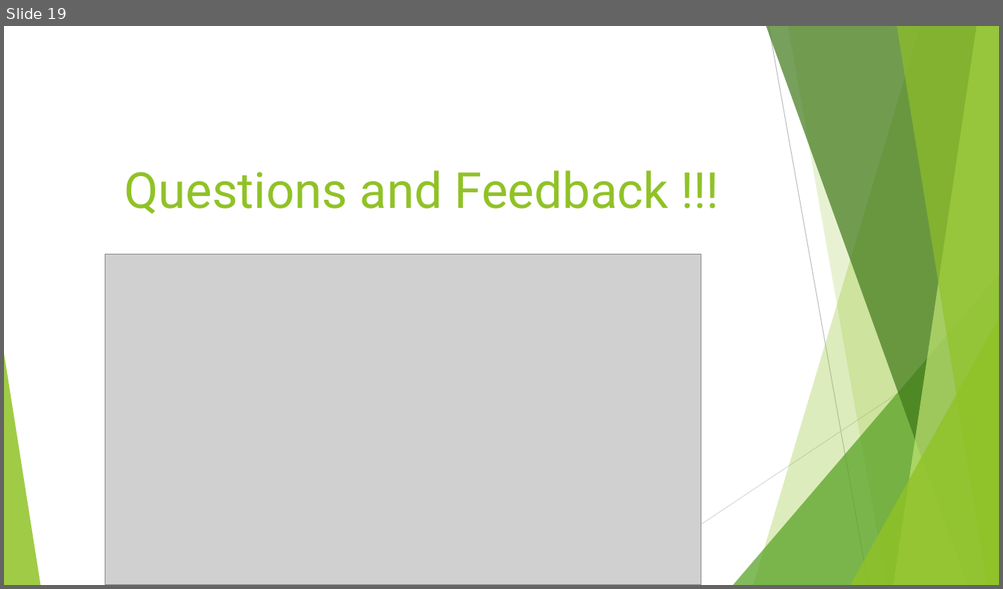
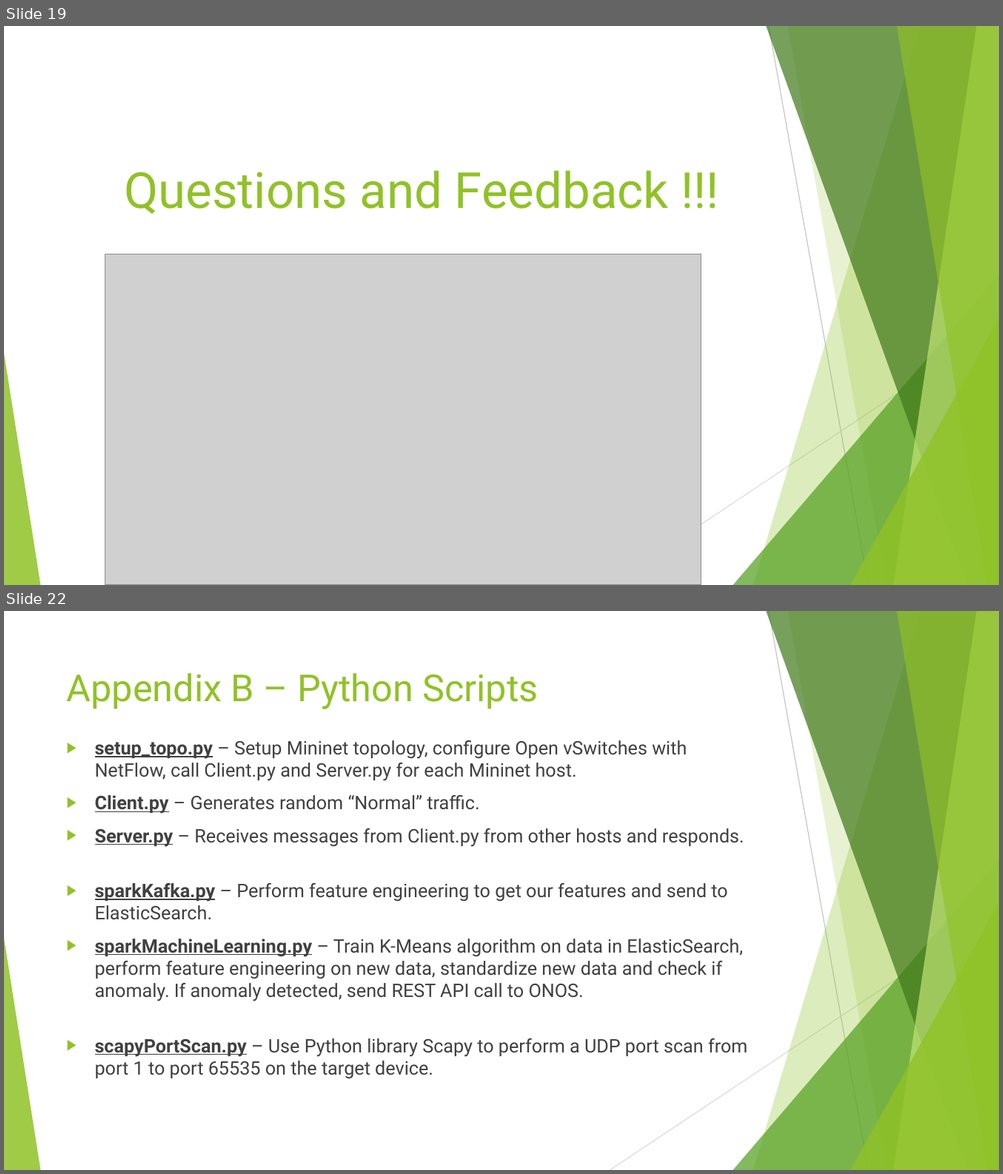
Before and after one commit to blynotes/CS6301_SDN, a slide deck: project_ppt.pptx. Shown one above the other, each under a label of ours: slide 19 before the commit, slides 19 and 22 after it; the slides between them are not shown. The pictures are 1003x589 and 1003x1174 pixels, drawn with LibreOffice and Linux fonts; fonts in the diff are those of the drawing; grey boxes stand for pictures. Boxes give left, top, right and bottom in pixels: in the first picture for what was removed or moved away, otherwise in the second. Text is boxed around its words. In the diff, an @@ line names an element or a change of style, - is before the commit and + after.

```diff
--- a/project_ppt.pptx
+++ b/project_ppt.pptx
@@ slide 22 added at (4,611,999,1170), background #FFFFFF; not listed: 10 template elements that a slide beside it also shows @@
@@ title added at (67,673,538,709), 36 pt, text #90C226 @@
+Appendix B – Python Scripts
@@ text added at (95,741,747,1079), 18 pt, text #404040 @@
+▶ setup_topo.py – Setup Mininet topology, configure Open vSwitches with NetFlow, call Client.py and Server.py for each Mininet host.
+▶ Client.py – Generates random “Normal” traffic.
+▶ Server.py – Receives messages from Client.py from other hosts and responds.
+▶ sparkKafka.py – Perform feature engineering to get our features and send to ElasticSearch.
+▶ sparkMachineLearning.py – Train K-Means algorithm on data in ElasticSearch, perform feature engineering on new data, standardize new data and check if anomaly. If anomaly detected, send REST API call to ONOS.
+▶ scapyPortScan.py – Use Python library Scapy to perform a UDP port scan from port 1 to port 65535 on the target device.
```
Also in this commit, not shown: 7 slides changed, 15 other slides added, 11 slides removed.
